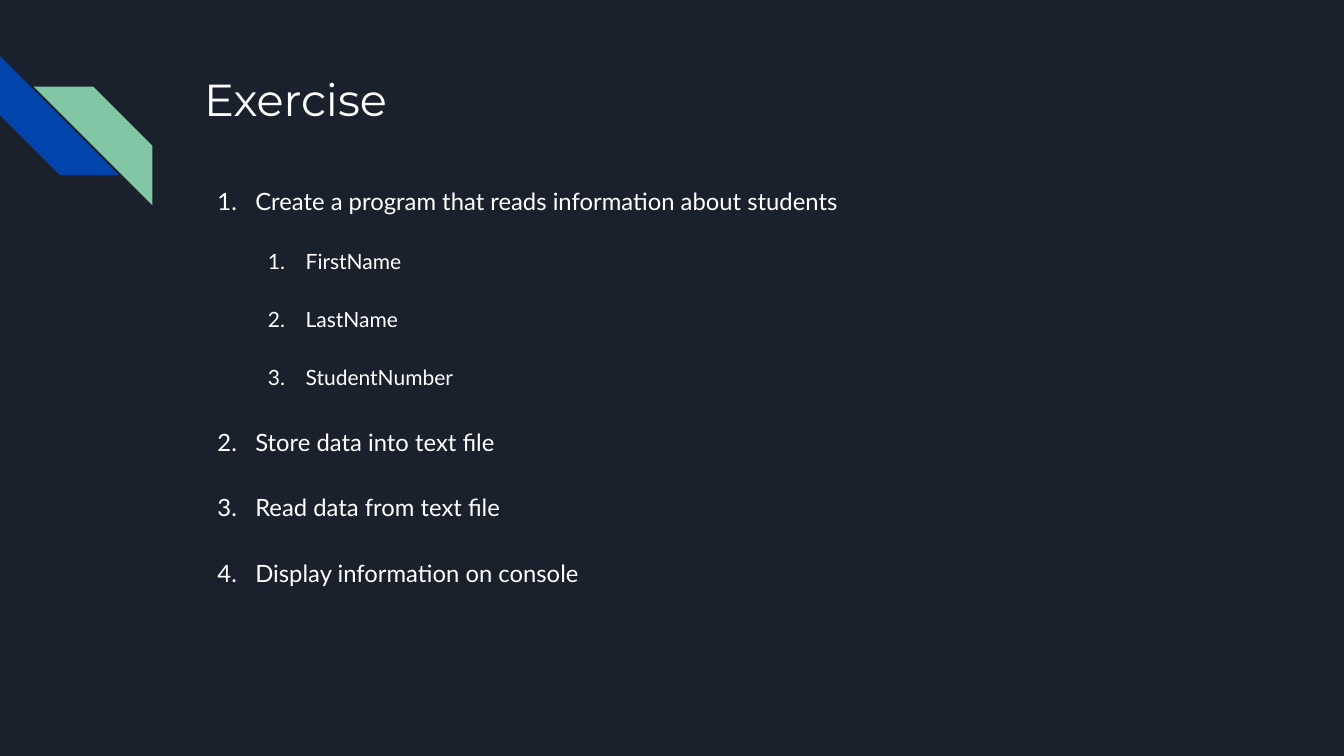
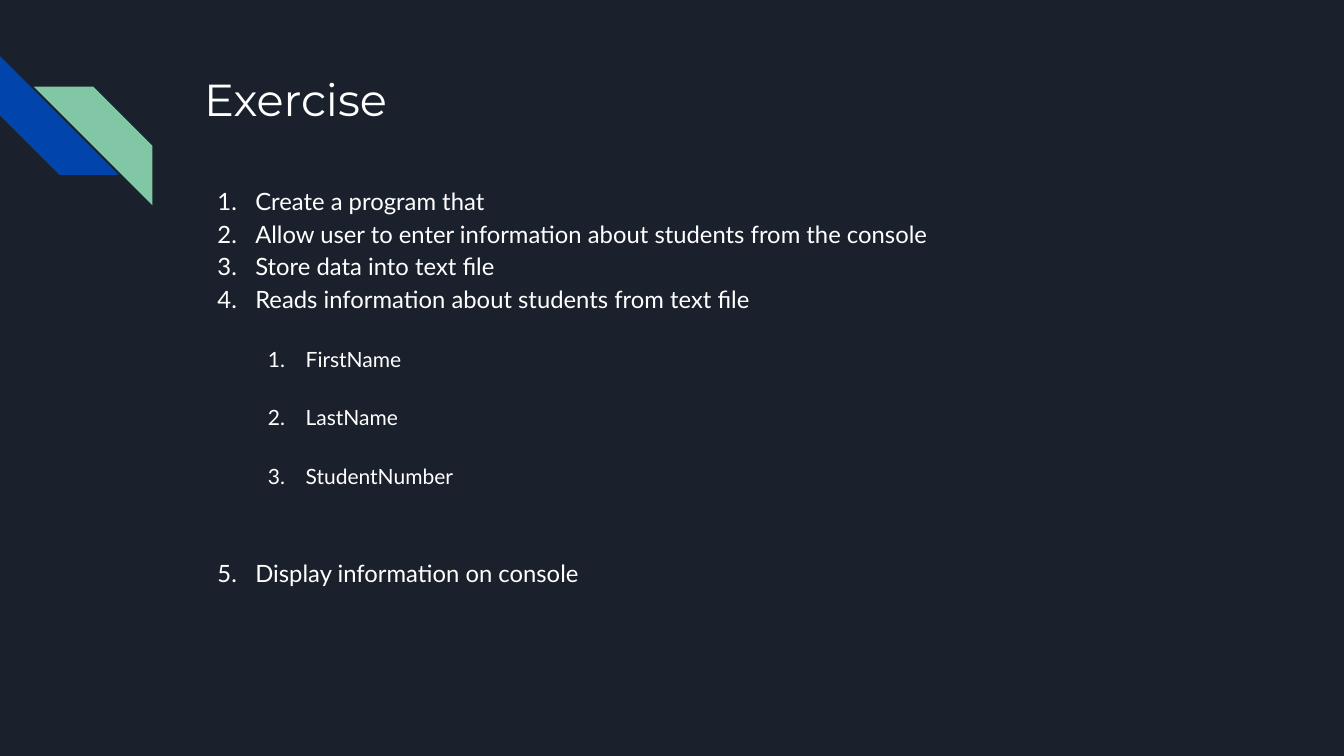
Before and after one commit to bulhard/PoP_2023, a slide deck: slide 19 of _Presentations/05 Working with files.pptx. Drawn at 1344x756 pixels with LibreOffice and Linux fonts; fonts in the diff are those of the drawing. Boxes give left, top, right and bottom in pixels: in the first picture for what was removed or moved away, otherwise in the second. Text is boxed around its words. In the diff, an @@ line names an element or a change of style, - is before the commit and + after.

Commit message:
05 - presentation modifications

```diff
--- a/_Presentations/05 Working with files.pptx
+++ b/_Presentations/05 Working with files.pptx
@@ text at box(255, 192, 927, 308): text changed @@
-1. Create a program that reads information about students
+1. Create a program that
+2. Allow user to enter information about students from the console
+3. Store data into text file
+4. Reads information about students from text file
@@ text at box(255, 433, 500, 516): paragraphs removed @@
-2. Store data into text file
-3. Read data from text file
```
